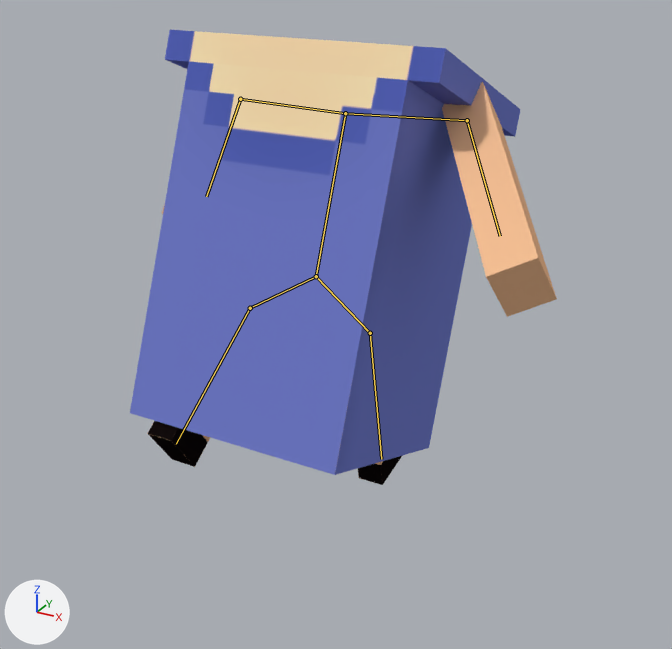
Before and after pictures for a commit that changed the Blender file web/models/avatars/bodies/body_3anim.blend.
Camera for both pictures: a camera (50 mm lens) standing at (0.1044, -0.1553, 0.1458) and looking at (0.009, 0.0181, 0.0591). Lighting does not change. The marker at lower left points along +X, +Y and +Z. Both versions are drawn at frame 12 of the action 'walk'; the numbers are the values there. The bones that bend it are drawn over the model as lines.

Names of what the first picture shows: 'arm.l', 'body', 'leg.l', 'leg.r'.
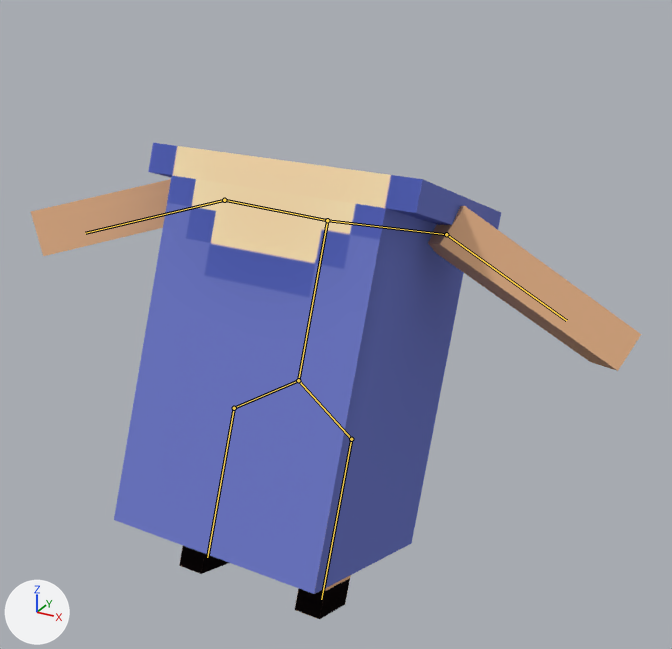
The change, as a list of edits to the scene's bpy script:
```text
Change bone_bone:
    where bone_bone = bpy.data.objects['Armature'].pose.bones['Bone']
    bone_bone.location: (0.0, 0.376, 0.011) -> (0.0, 0.0, 0.0)
Change bone_arm_l:
    where bone_arm_l = bpy.data.objects['Armature'].pose.bones['arm_l']  # child of 'shl_l'
    bone_arm_l.rotation_quaternion: (1.0, -0.3, 0.0, -0.3) -> (0.788, 0.184, -0.281, -0.517)  # degrees (-31, -9, -31) -> degrees (37, -15, -71)
Change bone_arm_r:
    where bone_arm_r = bpy.data.objects['Armature'].pose.bones['arm_r']  # child of 'shl_r'
    bone_arm_r.rotation_quaternion: (1.0, 0.3, 0.0, 0.3) -> (0.793, -0.178, -0.275, 0.514)  # degrees (31, -9, 31) -> degrees (-36, -15, 71)
Change bone_bone_005:
    where bone_bone_005 = bpy.data.objects['Armature'].pose.bones['Bone.005']
    bone_bone_005.location: (0.011, -0.199, 0.319) -> (0.0, 0.0, 0.0)
Change bone_bone_006:
    where bone_bone_006 = bpy.data.objects['Armature'].pose.bones['Bone.006']  # child of 'Bone.005'
    bone_bone_006.rotation_quaternion: (1.0, 0.3, 0.0, 0.0) -> (1.0, 0.0, 0.0, 0.0)  # degrees (33, 0, 0) -> degrees (0, 0, 0)
Change bone_bone_007:
    where bone_bone_007 = bpy.data.objects['Armature'].pose.bones['Bone.007']
    bone_bone_007.location: (-0.011, -0.204, 0.316) -> (0.0, 0.0, 0.0)
Change bone_bone_008:
    where bone_bone_008 = bpy.data.objects['Armature'].pose.bones['Bone.008']  # child of 'Bone.007'
    bone_bone_008.rotation_quaternion: (1.0, -0.3, 0.0, 0.0) -> (1.0, 0.0, 0.0, 0.0)  # degrees (-33, 0, 0) -> degrees (0, 0, 0)
```

Where the change shows, as pixel boxes [x1, y1, x2, y2] in the pictures (672 x 649 px):
'body', posed: before [130, 30, 521, 475]; after [114, 143, 501, 594]
'arm.l', posed (84% wider, 30% shorter): before [442, 82, 557, 317]; after [428, 206, 641, 371]
'arm.r', posed (not visible before): after [31, 179, 171, 256]
'leg.r', posed: before [147, 421, 210, 467]; after [179, 546, 229, 574]
'leg.l', posed: before [358, 455, 403, 485]; after [295, 575, 351, 619]
bone 'Bone', root to tip: before (316, 276) to (345, 113); after (298, 380) to (327, 220)
bone 'arm_l', root to tip: before (467, 120) to (500, 236); after (446, 234) to (566, 320)
bone 'arm_r', root to tip: before (240, 99) to (206, 196); after (224, 200) to (85, 233)
bone 'Bone.005', root to tip: before (316, 276) to (370, 333); after (298, 380) to (351, 439)
bone 'Bone.006', root to tip: before (370, 333) to (381, 459); after (351, 439) to (321, 599)
bone 'Bone.007', root to tip: before (316, 276) to (250, 308); after (298, 380) to (234, 408)
bone 'Bone.008', root to tip: before (250, 308) to (176, 444); after (234, 408) to (207, 557)
